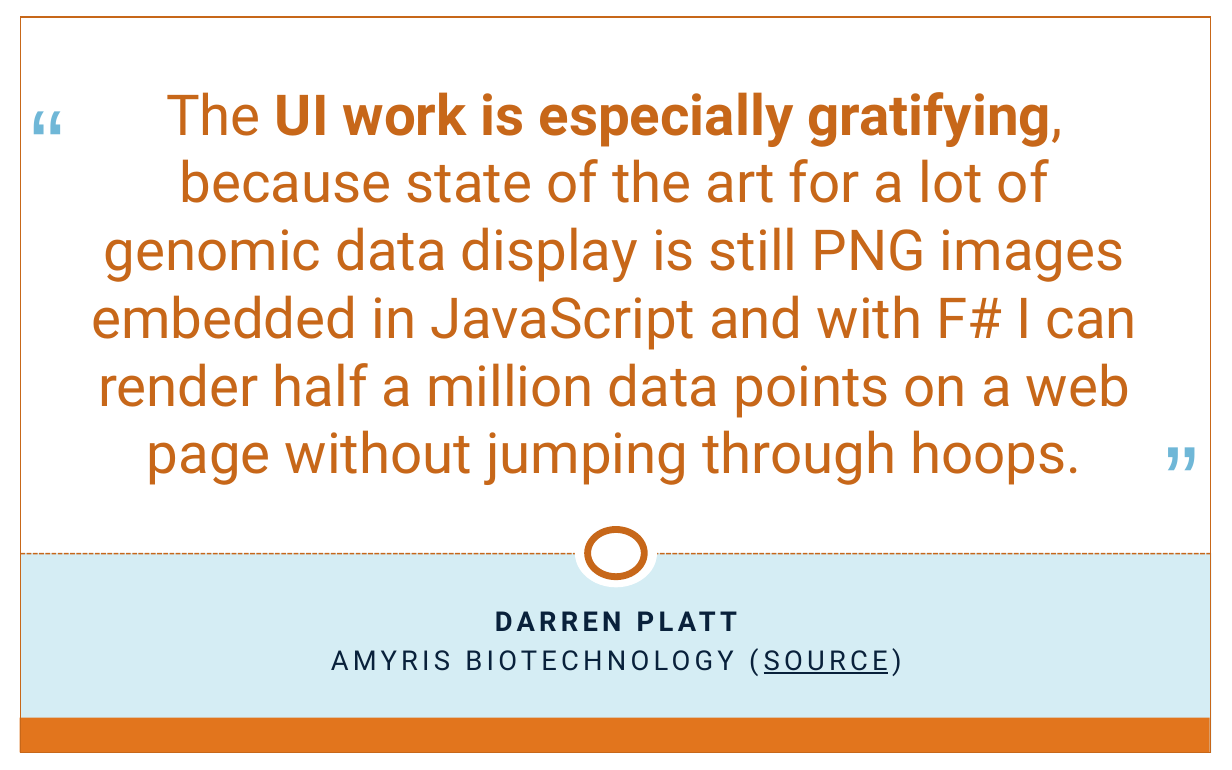
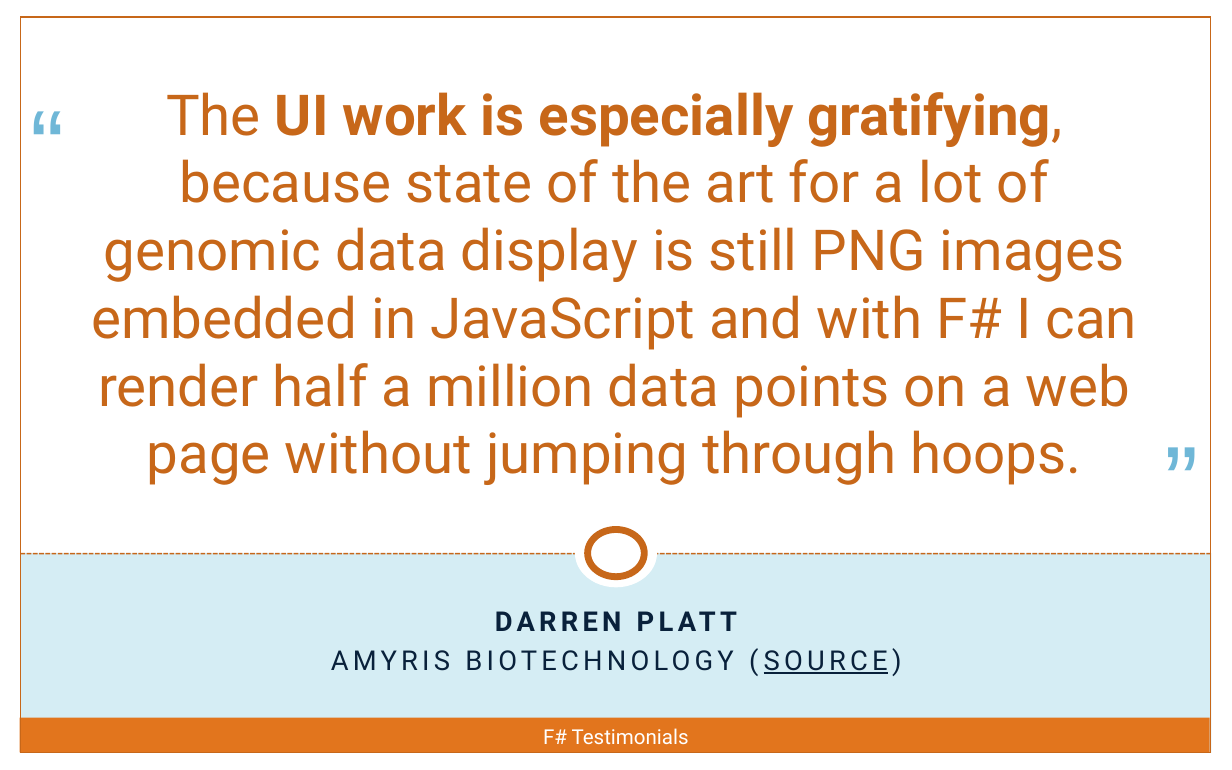
Before and after one commit to rachelblasucci/Current-Talks, a slide deck: slide 5 of Intro to Xamarin F#/F#-iOS.pptx. Drawn at 1232x770 pixels with LibreOffice and Linux fonts; fonts in the diff are those of the drawing. Boxes give left, top, right and bottom in pixels: in the first picture for what was removed or moved away, otherwise in the second. Text is boxed around its words. In the diff, an @@ line names an element or a change of style, - is before the commit and + after.

```diff
--- a/Intro to Xamarin F#/F#-iOS.pptx
+++ b/Intro to Xamarin F#/F#-iOS.pptx
@@ text added at (543, 728, 689, 744), 12 pt, text #FFFFFF @@
+F# Testimonials
```
Also in this commit, not shown: 11 other slides changed, 3 slides added, 2 slides removed, 55 other files.
